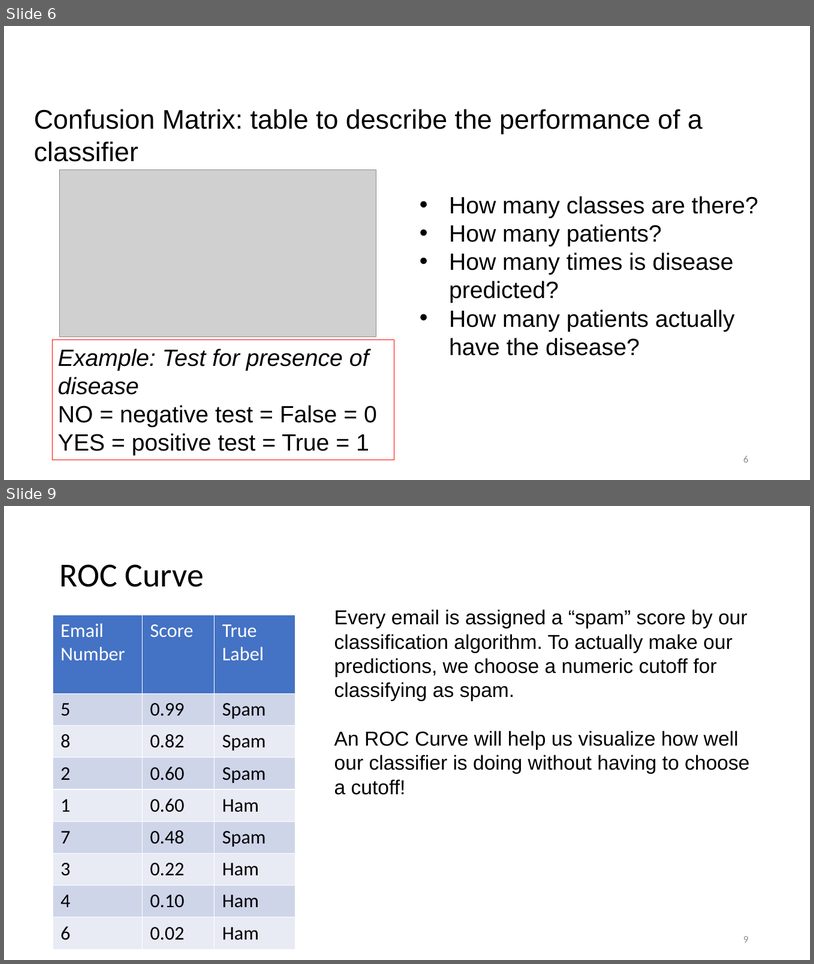
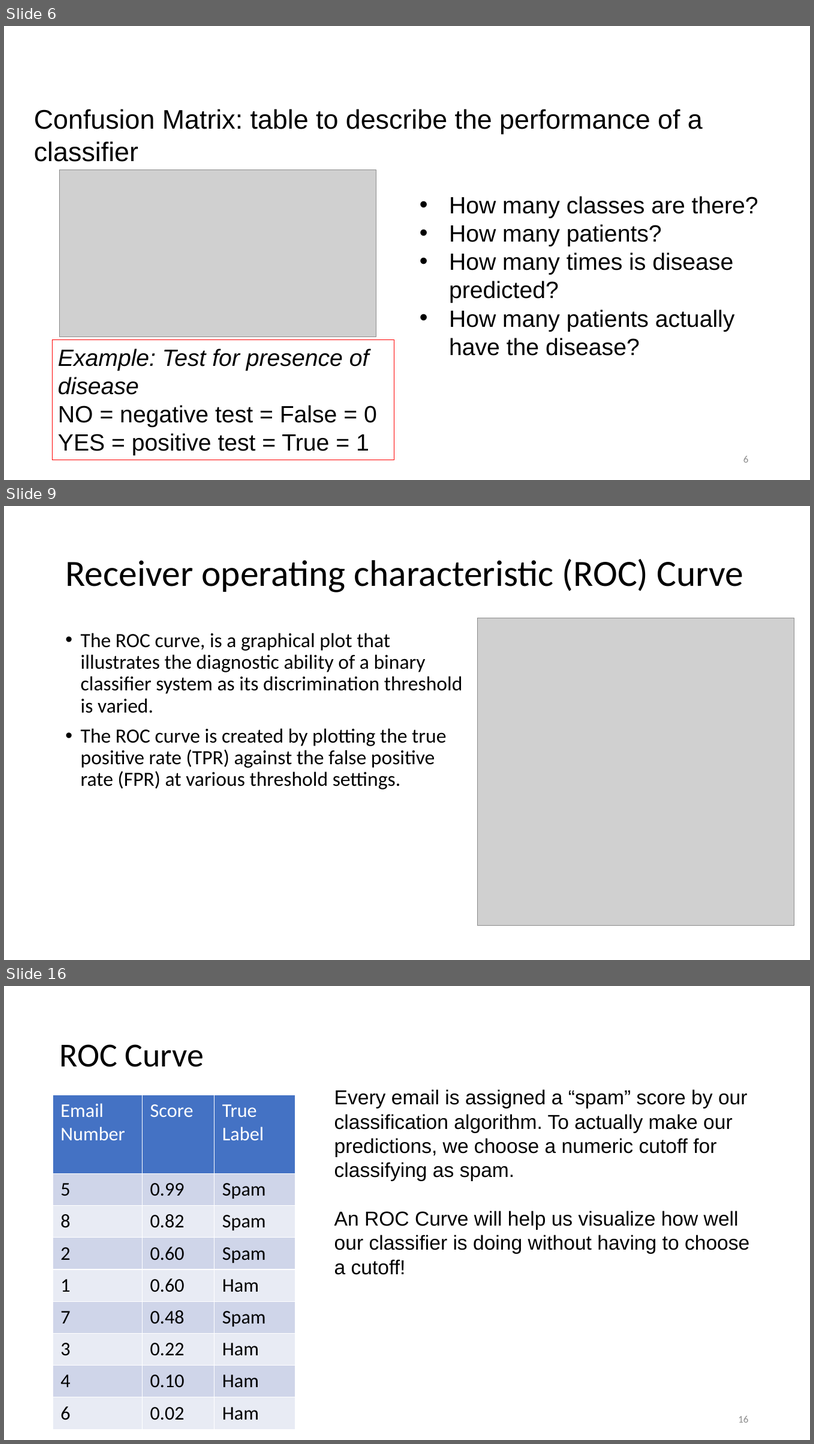
Before and after one commit to jayurbain/DataScienceIntro, a slide deck: slides/07_model_evaluation_and_metrics.pptx. Shown one above the other, each under a label of ours: slides 6 and 9 before the commit, slides 6, 9 and 16 after it; the slides between them are not shown. The pictures are 814x964 and 814x1444 pixels, drawn with LibreOffice and Linux fonts; fonts in the diff are those of the drawing; grey boxes stand for pictures. Boxes give left, top, right and bottom in pixels: in the first picture for what was removed or moved away, otherwise in the second. Text is boxed around its words. In the diff, an @@ line names an element or a change of style, - is before the commit and + after.

```diff
--- a/slides/07_model_evaluation_and_metrics.pptx
+++ b/slides/07_model_evaluation_and_metrics.pptx
@@ slide 9 added at box(4, 506, 810, 960), background #FFFFFF @@
@@ title added at box(65, 559, 744, 592), 44 pt, text #000000 @@
+Receiver operating characteristic (ROC) Curve
@@ picture added at box(477, 618, 795, 925) @@
@@ text added at box(81, 633, 463, 789), 24 pt, text #000000 @@
+• The ROC curve, is a graphical plot that illustrates the diagnostic ability of a binary classifier system as its discrimination threshold is varied.
+• The ROC curve is created by plotting the true positive rate (TPR) against the false positive rate (FPR) at various threshold settings.
@@ what was slide 9 is now slide 16 @@
@@ page number at box(738, 1416, 749, 1422): text changed @@
-9
+16
```
Also in this commit, not shown: 3 slides changed, 6 other slides added, 1 other file.
